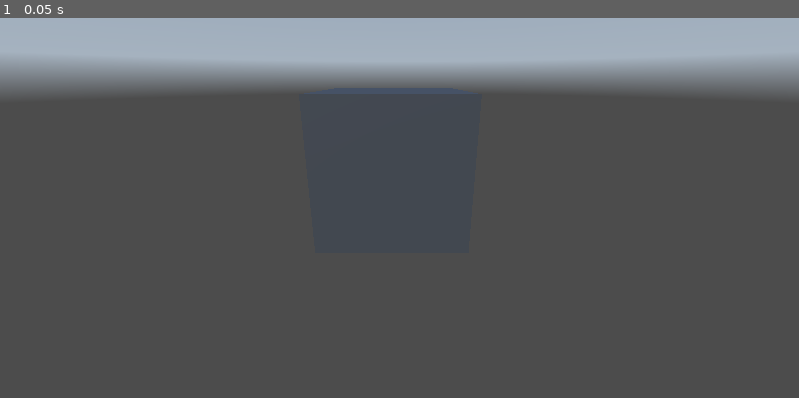
Above: before the commit, frame 1.
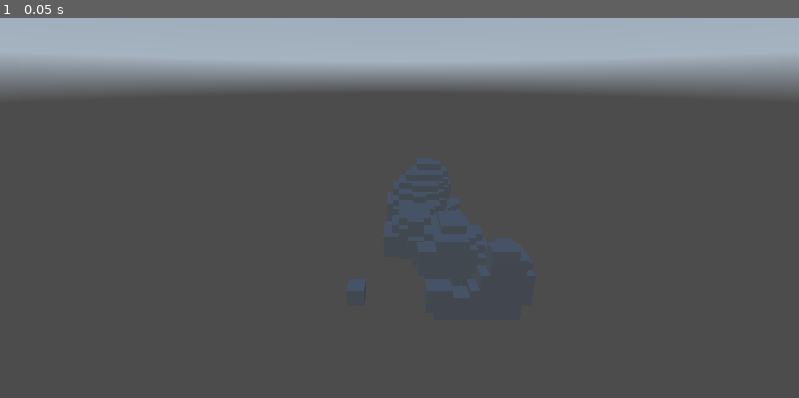
Above: after the commit, the same moment.

Repository: EthMiC/CubeMarchingGame
Game: Godot game, scene res://Scenes/main.tscn
Same seed, same stepped clock (60 frames per second), same inputs: the game is played once before the commit and once after it. The project has no main scene, so this scene is started directly. A sky picture missing from this copy of the repository is replaced by a grey-blue gradient.
Inputs:
- Up to frame 1 (0.05 s): no input

The runs differ from the first frame. In frame 1, 0.6% of the frame differs, in the area x 39-68%, y 19-74%.

Commit message:
added noise

Diff:
--- a/ProceduralMesh.gd
+++ b/ProceduralMesh.gd
@@ -3,13 +3,17 @@
 @export var GridSize:int;
 @export var VoxelSize:float;
 
+var noise = NoiseTexture3D.new();
+
 func _ready():
+	noise.noise = FastNoiseLite.new();
 	for x in GridSize:
 		for y in GridSize:
 			for z in GridSize:
 				var point = CSGBox3D.new();
 				point.translate(Vector3(x - GridSize / 2, y - GridSize / 2, z - GridSize / 2) * VoxelSize);
-				add_child(point);
+				if noise.noise.get_noise_3d(x, y, z) > 0.5:
+					add_child(point);
 
 func _process(delta):
 	pass
--- a/Scenes/main.tscn
+++ b/Scenes/main.tscn
@@ -22,8 +22,8 @@
 
 [node name="ProceduralMesh" type="Node3D" parent="PhysicalObjects"]
 script = ExtResource("2_xsujh")
-GridSize = 10
-VoxelSize = 1.0
+GridSize = 30
+VoxelSize = 0.5
 
 [node name="Camera3D" type="Camera3D" parent="."]
 transform = Transform3D(1, 0, 0, 0, 0.950353, 0.311174, 0, -0.311174, 0.950353, 0, 5.36451, 21.0274)
--- /dev/null
+++ b/new_noise_texture_3d.tres
@@ -0,0 +1,9 @@
+[gd_resource type="NoiseTexture3D" load_steps=3 format=3 uid="uid://bijr30jbt27im"]
+
+[sub_resource type="Gradient" id="Gradient_fwxpf"]
+
+[sub_resource type="FastNoiseLite" id="FastNoiseLite_dk262"]
+
+[resource]
+color_ramp = SubResource("Gradient_fwxpf")
+noise = SubResource("FastNoiseLite_dk262")
